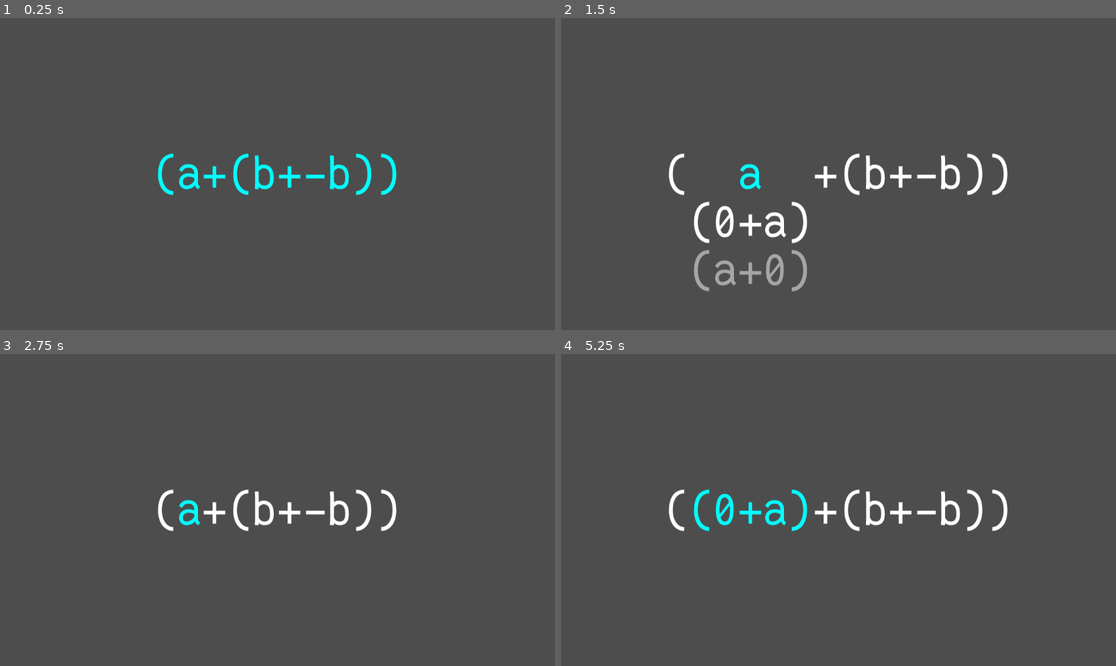
Above: before the commit, frames 1-4 (two rows, left to right).
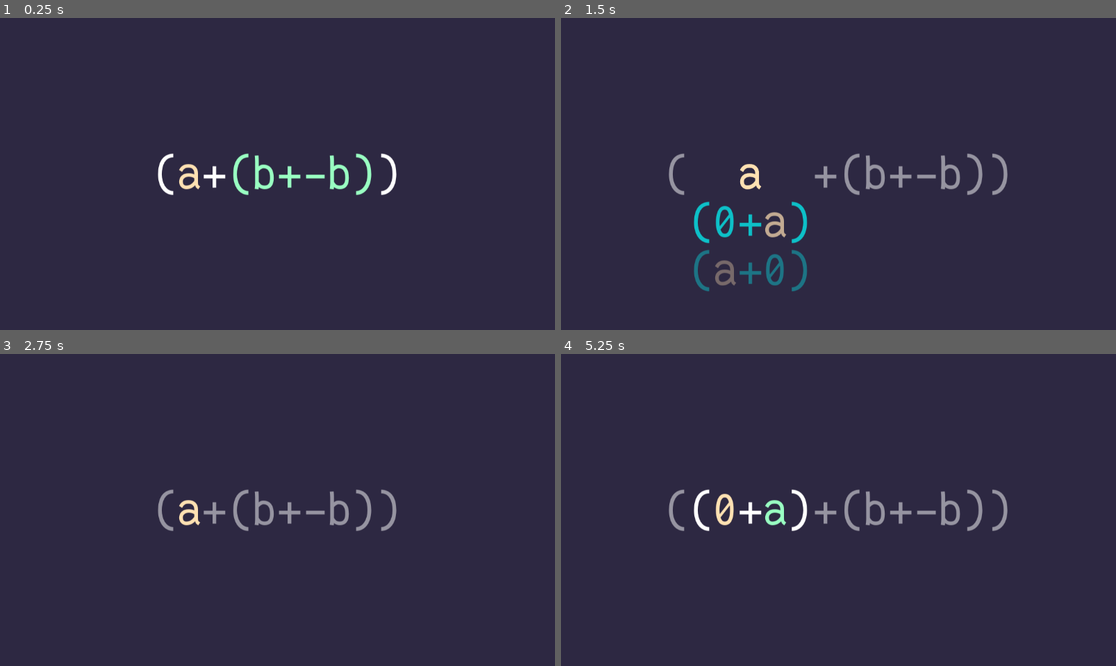
Above: after the commit, the same moments.

Repository: theoahfeldt/emperical-maths
Game: Godot game, scene res://test.tscn
The game is run twice, just before and just after one commit, with the same random seed, the same clock (stepped at 60 frames per second) and the same inputs.
Inputs:
- Up to frame 1 (0.25 s): no input
- Up to frame 2 (1.5 s): tap Enter at 0.5 s; hold Right (expression_right) 0.53-1.28 s; tap Space (expression_select) at 0.6, 1.25, 1.35 s; hold Down (expression_down) from 1.28 s (still down)
- Up to frame 3 (2.75 s): tap Enter at 2 s; release Down (expression_down) at 2.03 s; hold Right (expression_right) from 2.03 s (still down); tap Space (expression_select) at 2.1 s
- Up to frame 4 (5.25 s): tap Space (expression_select) at 2.75, 2.85, 3.6, 4.25, 4.35, 5.1 s; release Right (expression_right) at 2.78 s; hold Up (expression_up) 2.78-3.53 s; tap Enter at 3.5 s; hold Left (expression_left) 3.53-5.03 s; hold Down (expression_down) from 5.03 s (still down)

The runs differ from the first frame. In frame 1, 100% of the frame differs, in the area x 0-100%, y 0-100%; in frame 2, 100%; in frame 3, 100%; in frame 4, 100%.

Commit message:
Add colors to show associations between alternative expressions

Diff:
--- a/game/algebra/expression_controller.gd
+++ b/game/algebra/expression_controller.gd
@@ -16,7 +16,7 @@
 	var expression := GraphicalConversion.algebraic_to_graphical(
 			algebraic_base.expression)
 	$GraphicalBase.initialize(expression)
-	_update_mark([])
+	$ExpressionSelector.update_marked()
 
 
 func _process(_delta: float) -> void:
@@ -26,11 +26,11 @@
 		$ExpressionSelector.process_input()
 
 
-func _update_mark(mark: Array[int]) -> void:
-	$GraphicalBase.reset()
-	var marked_expression: GraphicalExpression = ExpressionIndexer.graphical_subexpression(
+func _update_mark(marked: AlgebraicExpression, mark: Array[int]) -> void:
+	$GraphicalBase.clear_color()
+	var graphical: GraphicalExpression = ExpressionIndexer.graphical_subexpression(
 			$GraphicalBase, mark)
-	marked_expression.mark()
+	graphical.set_color_from_algebraic(marked)
 
 
 func _select_expression(mark: Array[int]) -> void:
@@ -52,8 +52,8 @@
 			$GraphicalBase, graphical, mark)
 
 
-func _on_expression_selector_mark_updated(mark) -> void:
-	_update_mark(mark)
+func _on_expression_selector_mark_updated(marked, mark) -> void:
+	_update_mark(marked, mark)
 
 
 func _on_expression_selector_selected(mark) -> void:
@@ -62,5 +62,5 @@
 
 func _on_expressions_menu_selector_selected(algebraic, graphical, mark) -> void:
 	_replace_subexpression(algebraic, graphical, mark)
-	_update_mark(mark)
+	_update_mark(algebraic, mark)
 	expression_is_selected = false
--- a/game/algebra/expression_selector.gd
+++ b/game/algebra/expression_selector.gd
@@ -34,19 +34,25 @@
 
 func mark_inner() -> void:
 	ExpressionIndexer.move_index_in(base, _mark)
-	mark_updated.emit(_mark)
+	update_marked()
 
 
 func mark_outer() -> void:
 	ExpressionIndexer.move_index_out(_mark)
-	mark_updated.emit(_mark)
+	update_marked()
 
 
 func mark_left() -> void:
 	ExpressionIndexer.move_index_left(base, _mark)
-	mark_updated.emit(_mark)
+	update_marked()
 
 
 func mark_right() -> void:
 	ExpressionIndexer.move_index_right(base, _mark)
-	mark_updated.emit(_mark)
+	update_marked()
+
+
+func update_marked() -> void:
+	var marked := marked_expression()
+	marked.mark()
+	mark_updated.emit(marked, _mark)
--- a/game/algebra/expressions_menu_selector.gd
+++ b/game/algebra/expressions_menu_selector.gd
@@ -37,6 +37,8 @@
 	var selected_graphical: GraphicalExpression = _menu.selection_menu.options[
 			_marked_index]
 	_menu.selection_menu.remove_child(selected_graphical)
+	selected_algebraic.mark()
+	selected_graphical.set_color_from_algebraic(selected_algebraic)
 	selected.emit(selected_algebraic, selected_graphical, _mark)
 
 
--- a/game/algebra/graphics/expression_menu.gd
+++ b/game/algebra/graphics/expression_menu.gd
@@ -14,10 +14,6 @@
 
 func get_height() -> int:
 	return selection_menu.get_height()
-
-
-func set_color(color: Color) -> void:
-	selection_menu.set_color(color)
 
 
 static func from_expression(
@@ -38,10 +34,11 @@
 	var menu = new()
 	menu.algebraic_expressions = expressions
 	menu.algebraic_expressions.map(menu.add_child)
-	@warning_ignore("unassigned_variable")
-	var graphical_expressions: Array[GraphicalExpression]
-	graphical_expressions.assign(expressions.map(
-			GraphicalConversion.algebraic_to_graphical))
+	var graphical_expressions: Array[GraphicalExpression] = []
+	for algebraic in expressions:
+		var graphical := GraphicalConversion.algebraic_to_graphical(algebraic)
+		graphical.set_color_from_algebraic(algebraic)
+		graphical_expressions.append(graphical)
 	menu.selection_menu = SelectionMenu.create(graphical_expressions)
 	menu.add_child(menu.selection_menu)
 	return menu
--- a/game/algebra/graphics/expressions/graphical_expression.gd
+++ b/game/algebra/graphics/expressions/graphical_expression.gd
@@ -20,9 +20,17 @@
 	_get_components().map(func(c): c.set_color(color))
 
 
+func set_opacity(alpha: float) -> void:
+	_get_components().map(func(c): c.set_opacity(alpha))
+
+
 func _get_components() -> Array[GraphicalComponent]:
-	push_error("Method not implemented.")
+	push_error("Function not implemented")
 	return []
+
+
+func set_color_from_algebraic(expression: AlgebraicExpression) -> void:
+	set_color(expression.color)
 
 
 func replace_subexpression(new: GraphicalExpressionOrMenu, index: int) -> void:
@@ -33,10 +41,6 @@
 	set_component_positions_smooth()
 	remove_child(old)
 	old.queue_free()
-
-
-func mark() -> void:
-	set_color(marked_color)
 
 
 func set_component_positions() -> void:
--- a/game/algebra/graphics/expressions/graphical_sum.gd
+++ b/game/algebra/graphics/expressions/graphical_sum.gd
@@ -10,6 +10,13 @@
 		subexpressions[1],
 		_glyphs[2],
 	]
+
+
+func set_color_from_algebraic(expression: AlgebraicExpression) -> void:
+	var sum := expression as AlgebraicSum
+	set_color(sum.color)
+	subexpressions[0].set_color_from_algebraic(sum.left_term)
+	subexpressions[1].set_color_from_algebraic(sum.right_term)
 
 
 static func create(
--- a/game/algebra/graphics/glyph.gd
+++ b/game/algebra/graphics/glyph.gd
@@ -21,6 +21,10 @@
 	_label.modulate = color
 
 
+func set_opacity(alpha: float) -> void:
+	_label.modulate.a = alpha
+
+
 static func create(text: String) -> Glyph:
 	var glyph := Glyph.new()
 	var label := glyph_label_scene.instantiate()
--- a/game/algebra/graphics/graphical_base.gd
+++ b/game/algebra/graphics/graphical_base.gd
@@ -24,8 +24,8 @@
 	center()
 
 
-func reset() -> void:
-	expression.initialize()
+func clear_color() -> void:
+	expression.clear_color()
 
 
 func center() -> void:
--- a/game/algebra/graphics/graphical_component.gd
+++ b/game/algebra/graphics/graphical_component.gd
@@ -23,6 +23,10 @@
 	push_error("Function not implemented")
 
 
+func set_opacity(_alpha: float) -> void:
+	push_error("Function not implemented")
+
+
 func update_position(delta: float) -> void:
 	if _movement != null and _movement.has_update(delta):
 		position = _movement.current_position()
--- a/game/algebra/graphics/graphical_expression_or_menu.gd
+++ b/game/algebra/graphics/graphical_expression_or_menu.gd
@@ -1,2 +1,9 @@
 class_name GraphicalExpressionOrMenu
-extends Selectable
+extends GraphicalComponent
+
+
+const default_color := Color(Color.WHITE, 0.5)
+
+
+func clear_color() -> void:
+	set_color(default_color)
--- a/game/algebra/graphics/selectable.gd
+++ /dev/null
@@ -1,10 +0,0 @@
-class_name Selectable
-extends GraphicalComponent
-
-
-const default_color := Color.WHITE
-const marked_color := Color.AQUA
-
-
-func initialize() -> void:
-	set_color(default_color)
--- a/game/algebra/graphics/selection_menu.gd
+++ b/game/algebra/graphics/selection_menu.gd
@@ -1,5 +1,5 @@
 class_name SelectionMenu
-extends Selectable
+extends GraphicalComponent
 
 
 const vertical_spacing: int = 100
@@ -14,12 +14,6 @@
 
 func get_height() -> int:
 	return options[0].get_height()
-
-
-func set_color(color: Color) -> void:
-	for i in range(options.size()):
-		var alpha: float = 0.5 ** (abs(_marked_index - i) - 1)
-		options[i].set_color(Color(color, alpha))
 
 
 static func create(p_options: Array[GraphicalExpression]) -> SelectionMenu:
@@ -38,10 +32,15 @@
 
 func update_marked(marked_index: int) -> void:
 	_marked_index = marked_index
-	initialize()
-	options[_marked_index].mark()
+	_set_opacities()
 	var new_position := Vector2(position.x, -vertical_spacing * _marked_index)
 	move_smooth_to(new_position)
+
+
+func _set_opacities() -> void:
+	for i in range(options.size()):
+		var alpha: float = 0.5 ** (abs(_marked_index - i) - 0.5)
+		options[i].set_opacity(alpha)
 
 
 func _set_option_positions() -> void:
--- a/game/algebra/logic/expressions/algebraic_expression.gd
+++ b/game/algebra/logic/expressions/algebraic_expression.gd
@@ -1,5 +1,17 @@
 class_name AlgebraicExpression
 extends Node
+# Abstract class
+
+
+const default_color := Color.AQUA
+const marked_color := Color.WHITE
+
+@warning_ignore("unused_private_class_variable")
+var _sub_colors: Array[Color] = [
+	Color.from_hsv(0.1, 0.3, 1.0),
+	Color.from_hsv(0.4, 0.4, 1.0),
+]
+var color: Color
 
 
 func identical_to(_other: AlgebraicExpression) -> bool:
@@ -15,3 +27,11 @@
 func pretty_string() -> String:
 	push_error("Method not implemented.")
 	return ""
+
+
+func set_color(p_color: Color) -> void:
+	color = p_color
+
+
+func mark() -> void:
+	set_color(marked_color)
--- a/game/algebra/logic/expressions/algebraic_integer.gd
+++ b/game/algebra/logic/expressions/algebraic_integer.gd
@@ -5,9 +5,11 @@
 @export var value: int
 
 
-static func create(p_value: int) -> AlgebraicInteger:
+static func create(
+		p_value: int, p_color: Color = default_color) -> AlgebraicInteger:
 	var integer = AlgebraicInteger.new()
 	integer.value = p_value
+	integer.color = p_color
 	return integer
 
 
@@ -22,14 +24,16 @@
 
 
 func copy() -> AlgebraicExpression:
-	var new = AlgebraicInteger.new()
-	new.value = value
-	return new
+	return AlgebraicInteger.create(value, color)
 
 
 func pretty_string() -> String:
 	return str(value)
 
 
+func mark() -> void:
+	color = _sub_colors[0]
+
+
 func is_zero() -> bool:
 	return value == 0
--- a/game/algebra/logic/expressions/algebraic_negation.gd
+++ b/game/algebra/logic/expressions/algebraic_negation.gd
@@ -5,15 +5,14 @@
 @export var expression: AlgebraicExpression
 
 
-static func create(a: AlgebraicExpression) -> AlgebraicNegation:
+static func create(
+		a: AlgebraicExpression, p_color: Color = default_color
+		) -> AlgebraicNegation:
 	var negation = AlgebraicNegation.new()
-	negation.initialize(a)
+	negation.add_child(a)
+	negation.expression = a
+	negation.color = p_color
 	return negation
-
-
-func initialize(a: AlgebraicExpression) -> void:
-	add_child(a)
-	expression = a
 
 
 func identical_to(other: AlgebraicExpression) -> bool:
@@ -23,7 +22,7 @@
 
 
 func copy() -> AlgebraicExpression:
-	return AlgebraicNegation.create(expression.copy())
+	return AlgebraicNegation.create(expression.copy(), color)
 
 
 func replace_expression(new: AlgebraicExpression) -> void:
@@ -35,3 +34,7 @@
 
 func pretty_string() -> String:
 	return "-%s" % expression.pretty_string()
+
+
+func mark() -> void:
+	color = _sub_colors[0]
--- a/game/algebra/logic/expressions/algebraic_sum.gd
+++ b/game/algebra/logic/expressions/algebraic_sum.gd
@@ -6,17 +6,18 @@
 @export var right_term: AlgebraicExpression
 
 
-static func create(a: AlgebraicExpression, b: AlgebraicExpression) -> AlgebraicSum:
+static func create(
+		a: AlgebraicExpression,
+		b: AlgebraicExpression,
+		p_color: Color = default_color,
+		) -> AlgebraicSum:
 	var sum = AlgebraicSum.new()
-	sum.initialize(a, b)
+	sum.add_child(a)
+	sum.add_child(b)
+	sum.left_term = a
+	sum.right_term = b
+	sum.color = p_color
 	return sum
-
-
-func initialize(a: AlgebraicExpression, b: AlgebraicExpression) -> void:
-	add_child(a)
-	add_child(b)
-	left_term = a
-	right_term = b
 
 
 func identical_to(other: AlgebraicExpression) -> bool:
@@ -27,11 +28,7 @@
 
 
 func copy() -> AlgebraicExpression:
-	var new = AlgebraicSum.new()
-	var a = left_term.copy()
-	var b = right_term.copy()
-	new.initialize(a, b)
-	return new
+	return AlgebraicSum.create(left_term.copy(), right_term.copy(), color)
 
 
 func replace_left_term(new: AlgebraicExpression) -> void:
@@ -50,3 +47,15 @@
 
 func pretty_string() -> String:
 	return "(%s + %s)" % [left_term.pretty_string(), right_term.pretty_string()]
+
+
+func set_color(p_color: Color) -> void:
+	color = p_color
+	left_term.set_color(p_color)
+	right_term.set_color(p_color)
+
+
+func mark() -> void:
+	color = marked_color
+	left_term.set_color(_sub_colors[0])
+	right_term.set_color(_sub_colors[1])
--- a/game/algebra/logic/expressions/algebraic_variable.gd
+++ b/game/algebra/logic/expressions/algebraic_variable.gd
@@ -5,9 +5,11 @@
 @export var variable_name: String
 
 
-static func create(p_name: String) -> AlgebraicVariable:
+static func create(
+		p_name: String, p_color: Color = default_color) -> AlgebraicVariable:
 	var variable = AlgebraicVariable.new()
 	variable.variable_name = p_name
+	variable.color = p_color
 	return variable
 
 
@@ -18,10 +20,12 @@
 
 
 func copy() -> AlgebraicExpression:
-	var new = AlgebraicVariable.new()
-	new.variable_name = variable_name
-	return new
+	return AlgebraicVariable.create(variable_name, color)
 
 
 func pretty_string() -> String:
 	return variable_name
+
+
+func mark() -> void:
+	color = _sub_colors[0]
--- a/game/project.godot
+++ b/game/project.godot
@@ -46,3 +46,7 @@
 "events": [Object(InputEventKey,"resource_local_to_scene":false,"resource_name":"","device":-1,"window_id":0,"alt_pressed":false,"shift_pressed":false,"ctrl_pressed":false,"meta_pressed":false,"pressed":false,"keycode":0,"physical_keycode":32,"key_label":0,"unicode":32,"echo":false,"script":null)
 ]
 }
+
+[rendering]
+
+environment/defaults/default_clear_color=Color(0.176471, 0.156863, 0.258824, 1)
